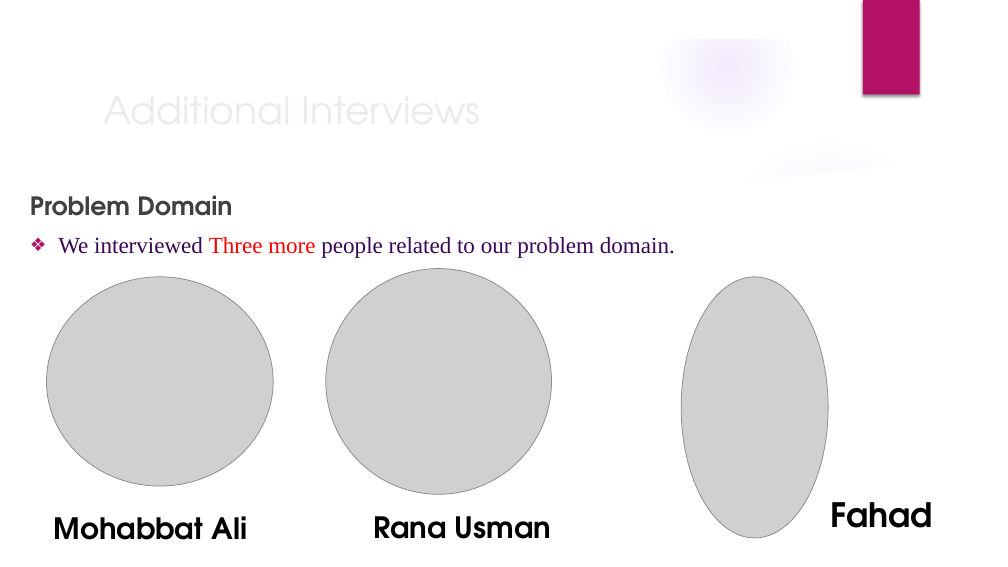
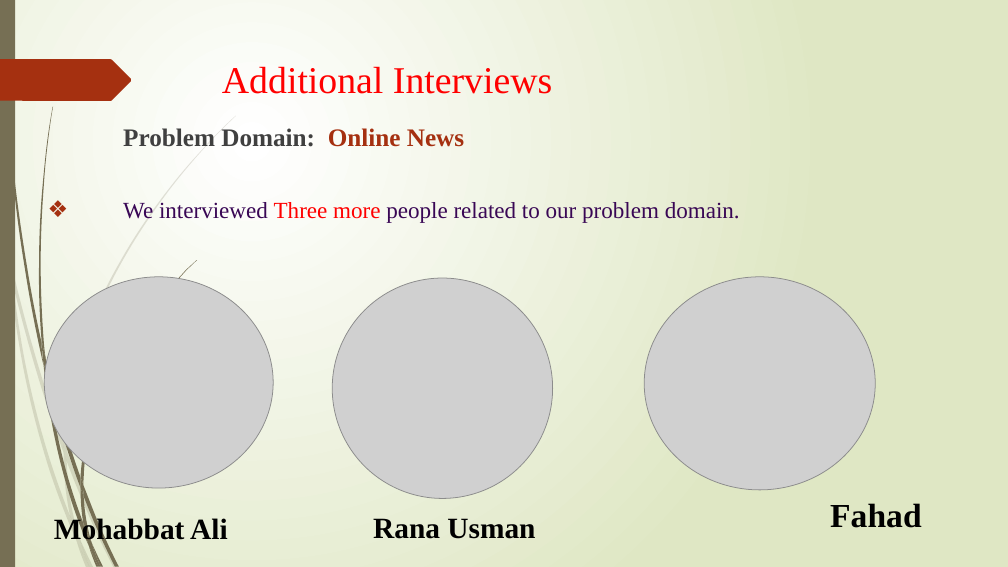
Before and after one commit to Zeeshanily/Citizen-Journalism, a slide deck: slide 2 of pj-task 2/Presentation.pptx. Drawn at 1008x567 pixels with LibreOffice and Linux fonts; fonts in the diff are those of the drawing; grey boxes stand for pictures; background and template pictures are left out. Boxes give left, top, right and bottom in pixels: in the first picture for what was removed or moved away, otherwise in the second. Text is boxed around its words. In the diff, an @@ line names an element or a change of style, - is before the commit and + after.

```diff
--- a/pj-task 2/Presentation.pptx
+++ b/pj-task 2/Presentation.pptx
@@ background picture (left out) to gradient #FFFFFF to #DFE8C4 @@
@@ group removed at bbox=[0, 0, 1008, 567]: 5 ellipses, 3 freeform shapes @@
@@ rectangle added at bbox=[0, 0, 15, 567], fill #766F54 @@
@@ rectangle removed at bbox=[863, 0, 920, 95] @@
@@ freeform shape added at bbox=[0, 59, 132, 101], fill #A53010 @@
@@ title "Additional Interviews": place and size @@
-title "Additional Interviews" at bbox=[95, 80, 820, 138]
+title "Additional Interviews" at bbox=[222, 66, 552, 94]
@@ title "Additional Interviews" at bbox=[222, 66, 552, 94]: font TeX Gyre Adventor to Times New Roman, text colour #EBEBEB to #FF0000; vertical alignment middle to top @@
@@ text "Problem Domain: Online News": place and size @@
-text "Problem Domain: Online News" at bbox=[30, 195, 675, 258]
+text "Problem Domain: Online News" at bbox=[123, 128, 740, 223]
@@ text at bbox=[123, 128, 464, 147]: text changed; font TeX Gyre Adventor to Times New Roman @@
-Problem Domain
+Problem Domain: Online News
@@ text at bbox=[123, 202, 740, 223]: bullet colour #B31166 to #A53010 @@
@@ picture: place and size @@
-picture at bbox=[326, 268, 552, 495]
+picture at bbox=[332, 278, 553, 499]
@@ picture: place and size @@
-picture at bbox=[681, 277, 828, 538]
+picture at bbox=[644, 277, 876, 490]
@@ font TeX Gyre Adventor to Times New Roman in 3 elements at bbox=[54, 516, 228, 545], bbox=[373, 518, 535, 539], bbox=[830, 503, 921, 528] @@
@@ group added at bbox=[0, 116, 236, 567]: 10 freeform shapes @@
@@ group added at bbox=[2, 0, 197, 567]: 12 freeform shapes @@
```
Also in this commit, not shown: 20 other slides changed, 5 slides added, 2 other files.
